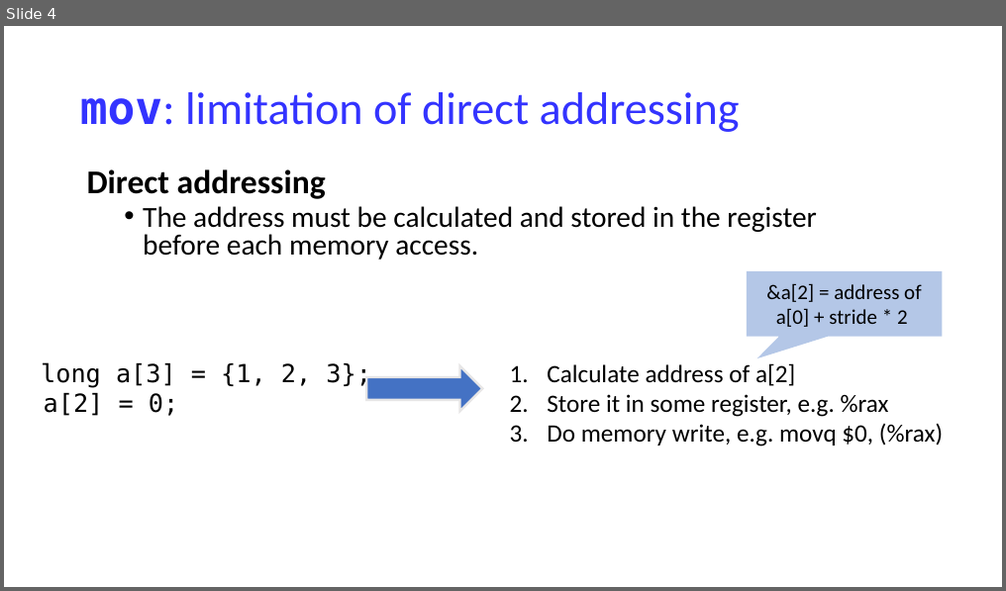
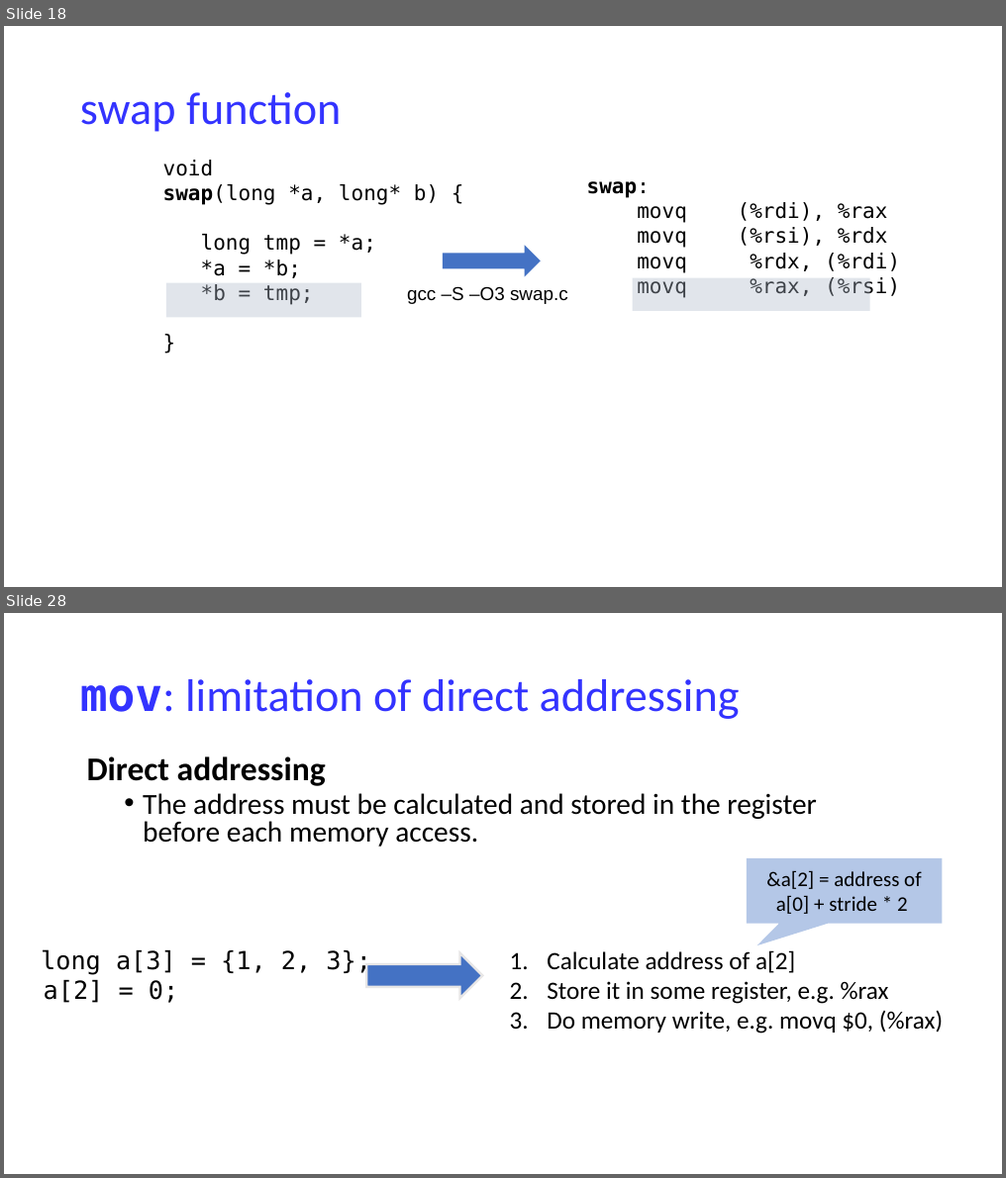
Before and after one commit to NYU-CSO/nyu-cso.github.io, a slide deck: notes/07-Machine_Basics_cont.pptx. Shown one above the other, each under a label of ours: slide 4 before the commit, slides 18 and 28 after it; the slides between them are not shown. The pictures are 1006x591 and 1006x1178 pixels, drawn with LibreOffice and Linux fonts; fonts in the diff are those of the drawing. Boxes give left, top, right and bottom in pixels: in the first picture for what was removed or moved away, otherwise in the second. Text is boxed around its words. In the diff, an @@ line names an element or a change of style, - is before the commit and + after.

```diff
--- a/notes/07-Machine_Basics_cont.pptx
+++ b/notes/07-Machine_Basics_cont.pptx
@@ slide 18 added at [4, 26, 1002, 587], background #FFFFFF @@
@@ title added at [80, 92, 341, 132], 44 pt, text #3333FF @@
+swap function
@@ text added at [163, 160, 439, 305], 20 pt, text #000000 @@
+void
+swap(long *a, long* b) {
+long tmp = *a;
+*a = *b;
+*b = tmp;
+}
@@ text added at [587, 181, 900, 298], 20 pt, text #000000 @@
+swap:
+movq (%rdi), %rax
+movq (%rsi), %rdx
+movq %rdx, (%rdi)
+movq %rax, (%rsi)
@@ right arrow added at [443, 246, 541, 277], fill #4472C4 @@
@@ rectangle added at [166, 283, 361, 318], fill #ADB9CA at 36% opacity @@
@@ text added at [407, 286, 568, 304], 18 pt, text #000000 @@
+gcc –S –O3 swap.c
@@ rectangle added at [633, 278, 870, 311], fill #ADB9CA at 36% opacity @@
@@ what was slide 4 is now slide 28 @@
```
Also in this commit, not shown: 17 slides changed, 21 other slides added, 3 other files.
